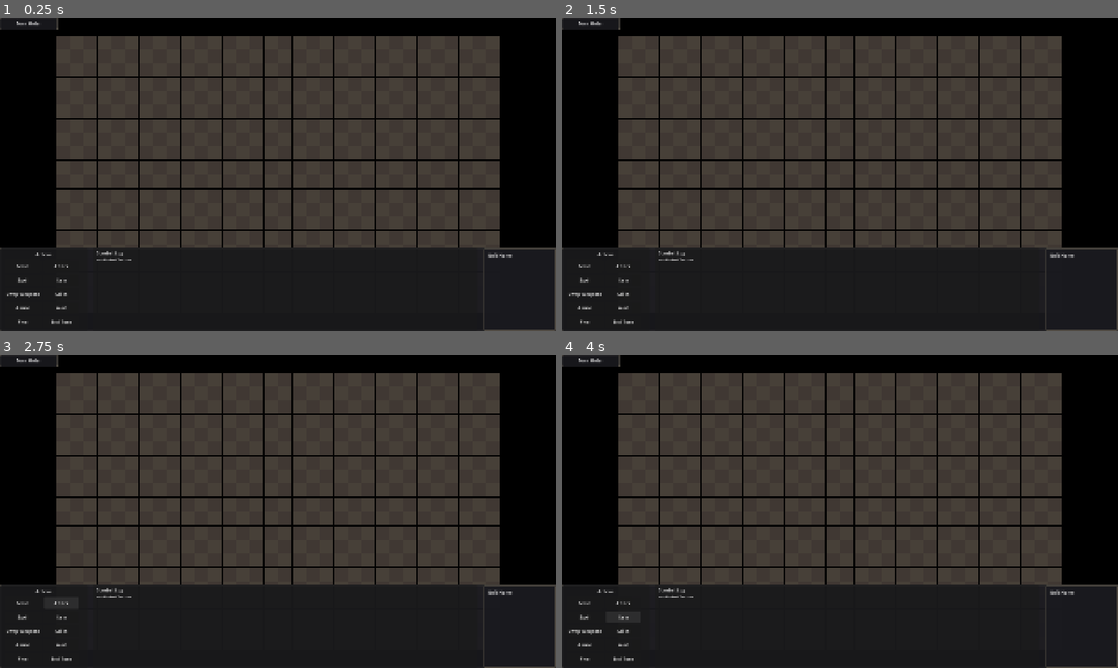
Above: before the commit, frames 1-4 (two rows, left to right).
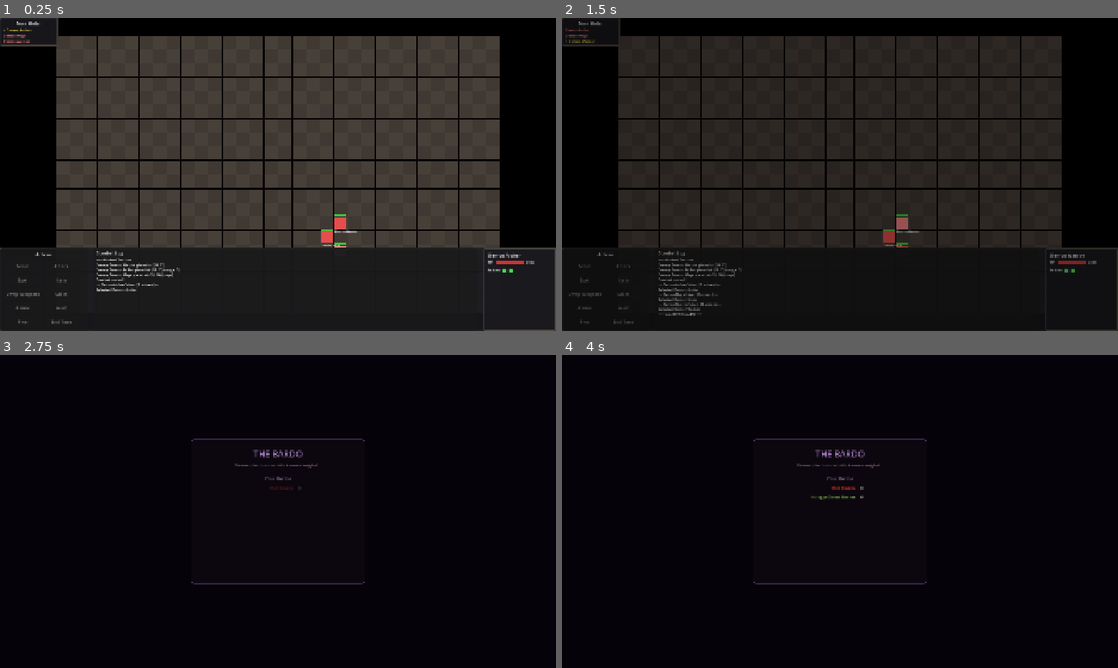
Above: after the commit, the same moments.

Repository: olstach/six_worlds
Game: Godot game, scene res://scenes/combat/combat_arena.tscn
The game is run twice, just before and just after one commit, with the same random seed, the same clock (stepped at 60 frames per second) and the same inputs. This scene is started directly instead of the project's main scene.
Inputs (mouse positions are in pixels of both pictures, inside the frame that each line leads up to):
- Up to frame 1 (0.25 s): no input
- Up to frame 2 (1.5 s): click (584, 265) at 0.5 s, where only the run before the commit has a clickable "Move"; click (840, 187) at 1.25 s, where only the run after the commit has a clickable "Enter the Bardo"
- Up to frame 3 (2.75 s): click (61, 602) at 2 s, where only the run before the commit has a clickable "Attack"
- Up to frame 4 (4 s): click (584, 617) at 2.75 s, where only the run before the commit has a clickable "Spell"; click (623, 617) at 3.5 s, where only the run before the commit has a clickable "Item"

The runs differ from the first frame. In frame 1, 1.6% of the frame differs, in the area x 0-97%, y 3-98%; in frame 2, 26%; in frame 3, 66%; in frame 4, 66%, in the area x 0-100%, y 0-100%.
Error before the commit: Parse Error: There is already a parameter named "difficulty" declared in this scope. (res://scripts/autoload/enemy_system.gd:211)

Commit message:
Fix the working tree that HEAD needs to compile at all
Six files that had been sitting uncommitted while the last several commits went
in around them. Verified rather than assumed: stashing them gives 4 script
errors on headless boot, restoring them gives 0. HEAD as committed did not run.

- character_system.gd's duplicate `traits` key went in earlier by accident; the
  rest is here.
- enemy_system.gd: `difficulty` was declared as both a parameter and a local in
  generate_encounter, which GDScript rejects. Renamed the local to `diff_roll`.
- event_manager.gd: `_load_event_file` iterated every key in the events dict
  including the `_comment_*` section dividers, then assigned `event["id"]` on a
  String. Skips underscore keys now, the same convention the other loaders use.
- combat_unit.gd, overworld.gd: two inferred vars that needed explicit types.
- event_display.tscn, shop_ui.tscn: stale theme resource uids.

Also in this commit, both trivial:

- Four orphaned LABELS entries in export_review_docs.py — parent_wishes_wolf,
  parent_wishes_deer, place_names_wolf, place_names_deer — dead since the gana
  naming lore split into gana and mriga.
- TODO section 8 records the four decisions deferred during the enemy-XP design
  session: development past the ~4,500 XP individual ceiling, loot division,
  a visual tell for high-band encounters, and the unreviewed gana caps.

Co-Authored-By: Claude Opus 5 <noreply@anthropic.com>

Diff:
--- a/scripts/autoload/enemy_system.gd
+++ b/scripts/autoload/enemy_system.gd
@@ -208,8 +208,8 @@
 					if archetype_id == "":
 						push_warning("EnemySystem: No archetype for role '%s' tier '%s' in '%s'" % [role, group_tier, group_region])
 						continue
-					var difficulty = randf_range(diff_min, diff_max)
-					var enemy = _build_enemy(archetype_id, party_power * difficulty, realm, group_region)
+					var diff_roll = randf_range(diff_min, diff_max)
+					var enemy = _build_enemy(archetype_id, party_power * diff_roll, realm, group_region)
 					if not enemy.is_empty():
 						enemies.append(enemy)
 
@@ -234,8 +234,8 @@
 					continue
 
 				# Random difficulty within range
-				var difficulty = randf_range(diff_min, diff_max)
-				var enemy = _build_enemy(archetype_id, party_power * difficulty, realm, effective_region)
+				var diff_roll = randf_range(diff_min, diff_max)
+				var enemy = _build_enemy(archetype_id, party_power * diff_roll, realm, effective_region)
 				if not enemy.is_empty():
 					enemies.append(enemy)
 
--- a/scripts/autoload/event_manager.gd
+++ b/scripts/autoload/event_manager.gd
@@ -85,6 +85,9 @@
 
 	var count = 0
 	for event_id in data.events:
+		# Skip "_comment_*" section dividers — same convention the other data loaders use
+		if event_id.begins_with("_"):
+			continue
 		var event = data.events[event_id]
 		event["id"] = event_id  # Ensure id matches key
 		event_database[event_id] = event
--- a/scripts/combat/combat_unit.gd
+++ b/scripts/combat/combat_unit.gd
@@ -912,7 +912,7 @@
 			var weapon := get_equipped_weapon()
 			var tags: Array = weapon.get("skill_tags", [])
 			if not tags.is_empty():
-				var best_skill := tags[0]
+				var best_skill: String = tags[0]
 				var best_level := CharacterSystem.get_effective_skill_level(character_data, best_skill)
 				for tag in tags.slice(1):
 					var lvl := CharacterSystem.get_effective_skill_level(character_data, tag)
--- a/scripts/overworld/overworld.gd
+++ b/scripts/overworld/overworld.gd
@@ -372,7 +372,7 @@
 	var ev: Dictionary = EventManager.event_database.get(event_id, {})
 	if ev.is_empty():
 		return
-	var is_healing := ev.get("safe_camp", false)
+	var is_healing: bool = ev.get("safe_camp", false)
 	if not is_healing:
 		for ch in ev.get("choices", []):
 			if ch.get("outcome", {}).get("type", "") == "shop":
Not shown: 1 places in scenes/ui/event_display.tscn that only renumber resources
Not shown: 1 places in scenes/ui/shop_ui.tscn that only renumber resources
Not shown, changed: TODO.md
Not shown, changed: tools/export_review_docs.py
